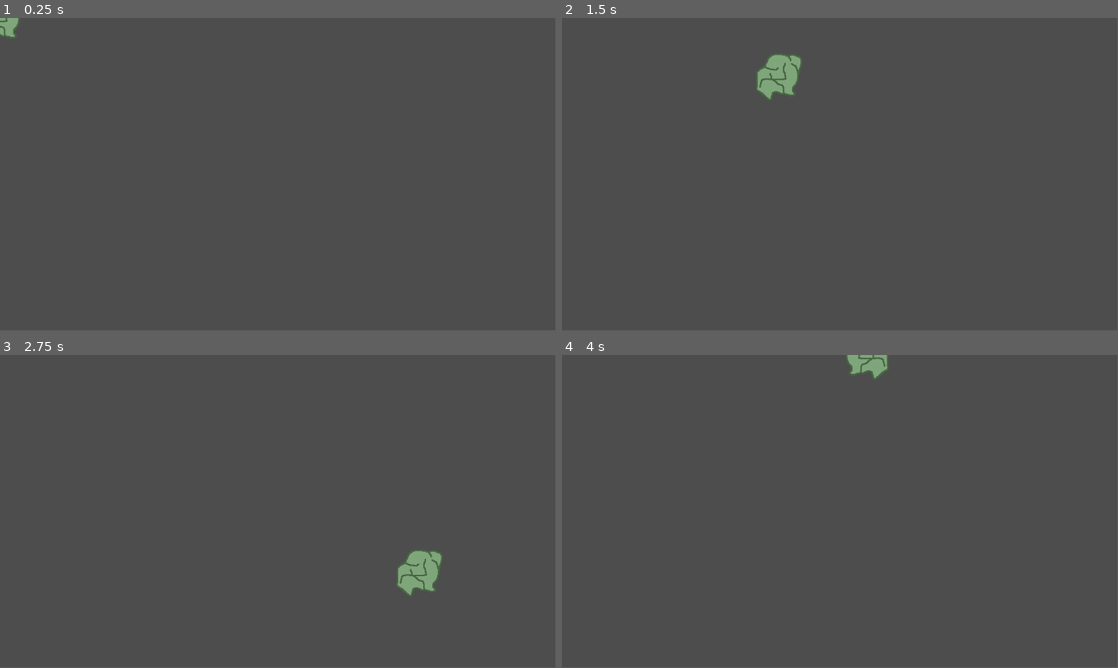
Above: before the commit, frames 1-4 (two rows, left to right).
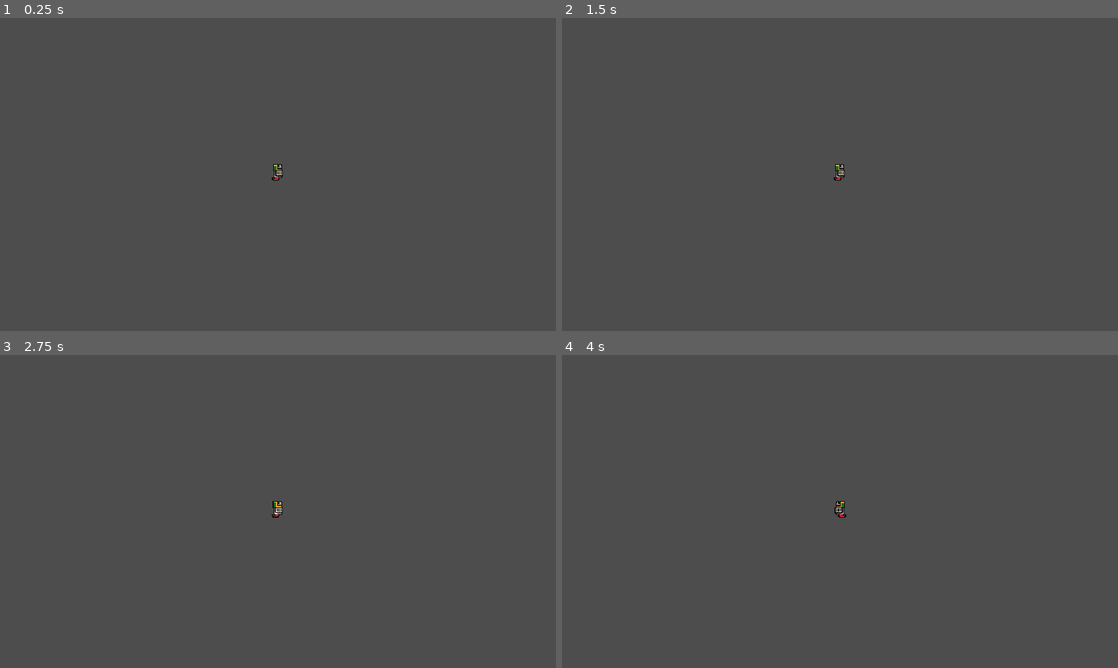
Above: after the commit, the same moments.

Repository: VriskaSekret/LandDownUnder
Game: Godot game, scene res://Scripts/GeoffScripts/TemporaryPlayer.tscn
Two runs of this game, one before a commit and one after it. Both use one fixed random seed, a clock stepped at 60 frames per second and the inputs below. After the commit the project has no main scene; this scene is started directly in both runs.
Inputs:
- Up to frame 1 (0.25 s): no input
- Up to frame 2 (1.5 s): tap Enter at 0.5 s; hold D (p1right) 0.53-1.28 s; hold S (p1down) from 1.28 s (still down)
- Up to frame 3 (2.75 s): release S (p1down) at 2.03 s; hold D (p1right) from 2.03 s (still down)
- Up to frame 4 (4 s): release D (p1right) at 2.78 s; hold W (p1up) 2.78-3.53 s; hold A (p1left) from 3.53 s (still down)
In our replay, the window is 799x449 before the commit and 800x450 after it. These sizes can differ from the game's own. Grey fills any space a smaller window leaves; there, only what the larger window draws over its background counts as a difference.

The runs differ from the first frame. In frame 1, 0.3% of the frame differs, in the area x 0-51%, y 0-52%; in frame 2, 1.0%; in frame 3, 1.0%, in the area x 48-80%, y 46-78%; in frame 4, 0.5%.

Commit message:
ignore this

Diff:
--- a/PrototypeScenes/enemy_prototype.tscn
+++ /dev/null
@@ -1,14 +0,0 @@
-[gd_scene load_steps=3 format=3 uid="uid://duysoec5b81sh"]
-
-[ext_resource type="Texture2D" uid="uid://rhqnhdter5hw" path="res://icon.svg" id="1_42q3f"]
-
-[sub_resource type="RectangleShape2D" id="RectangleShape2D_bnl2v"]
-size = Vector2(126, 124)
-
-[node name="Enemy Prototype" type="CharacterBody2D"]
-
-[node name="Sprite2D" type="Sprite2D" parent="."]
-texture = ExtResource("1_42q3f")
-
-[node name="CollisionShape2D" type="CollisionShape2D" parent="."]
-shape = SubResource("RectangleShape2D_bnl2v")
--- a/PrototypeScenes/prototype_scene.tscn
+++ /dev/null
@@ -1,15 +0,0 @@
-[gd_scene load_steps=3 format=3 uid="uid://du2uj2pyd5ptc"]
-
-[ext_resource type="PackedScene" uid="uid://bftyfi2yhwtd3" path="res://Scripts/GeoffScripts/TemporaryPlayer.tscn" id="1_l6hrd"]
-[ext_resource type="Texture2D" uid="uid://rhqnhdter5hw" path="res://icon.svg" id="2_0jv6o"]
-
-[node name="PrototypeScene" type="Node2D"]
-
-[node name="Player1" parent="." instance=ExtResource("1_l6hrd")]
-
-[node name="Icon" type="Sprite2D" parent="."]
-position = Vector2(206, 228)
-texture = ExtResource("2_0jv6o")
-
-[node name="Camera2D" type="Camera2D" parent="Icon"]
-position = Vector2(-206, -228)
--- a/Scripts/GeoffScripts/TempCharacterMovement.gd
+++ b/Scripts/GeoffScripts/TempCharacterMovement.gd
@@ -3,12 +3,16 @@
 @onready var animated_sprite_2d = $AnimatedSprite2D
 
 var dir
-const SPEED = 600.0
+var hp := 80
+const SPEED = 200.0
+
+
+# Enemy Related (temporary)
+var enemy_close = []
 
 func get_input():
 	var input_direction = Input.get_vector("p1left", "p1right", "p1up", "p1down")
 	dir = input_direction
-	print (dir)
 	velocity = input_direction * SPEED
 
 func _physics_process(delta):
@@ -18,3 +22,10 @@
 	elif dir[0] > 0:
 		animated_sprite_2d.flip_h = false
 	move_and_slide()
+
+# Enemy Detection shit
+func get_random_target():
+	if enemy_close.size() > 0:
+		return enemy_close.pick_random().global_position
+	else:
+		return Vector2.UP
--- a/Scripts/GeoffScripts/TemporaryPlayer.tscn
+++ b/Scripts/GeoffScripts/TemporaryPlayer.tscn
@@ -1,27 +1,59 @@
-[gd_scene load_steps=5 format=3 uid="uid://bftyfi2yhwtd3"]
+[gd_scene load_steps=9 format=3 uid="uid://bftyfi2yhwtd3"]
 
-[ext_resource type="Texture2D" uid="uid://d11ybt7sny5xx" path="res://Assets/GeoffAssets/big_trash.png" id="1_an1g0"]
+[ext_resource type="Texture2D" uid="uid://b1d8h2jfh6pkx" path="res://STOLENSHITFORPROTOTYPING/knight.png" id="2_vvfu7"]
 [ext_resource type="Script" path="res://Scripts/GeoffScripts/TempCharacterMovement.gd" id="2_y3ftq"]
 
-[sub_resource type="RectangleShape2D" id="RectangleShape2D_nlsld"]
-size = Vector2(128, 128)
+[sub_resource type="AtlasTexture" id="AtlasTexture_blmeo"]
+atlas = ExtResource("2_vvfu7")
+region = Rect2(0, 0, 32, 32)
 
-[sub_resource type="SpriteFrames" id="SpriteFrames_5clye"]
+[sub_resource type="AtlasTexture" id="AtlasTexture_eaijq"]
+atlas = ExtResource("2_vvfu7")
+region = Rect2(32, 0, 32, 32)
+
+[sub_resource type="AtlasTexture" id="AtlasTexture_l4jpu"]
+atlas = ExtResource("2_vvfu7")
+region = Rect2(64, 0, 32, 32)
+
+[sub_resource type="AtlasTexture" id="AtlasTexture_kdhw0"]
+atlas = ExtResource("2_vvfu7")
+region = Rect2(96, 0, 32, 32)
+
+[sub_resource type="SpriteFrames" id="SpriteFrames_csddj"]
 animations = [{
 "frames": [{
 "duration": 1.0,
-"texture": ExtResource("1_an1g0")
+"texture": SubResource("AtlasTexture_blmeo")
+}, {
+"duration": 1.0,
+"texture": SubResource("AtlasTexture_eaijq")
+}, {
+"duration": 1.0,
+"texture": SubResource("AtlasTexture_l4jpu")
+}, {
+"duration": 1.0,
+"texture": SubResource("AtlasTexture_kdhw0")
 }],
 "loop": true,
-"name": &"default",
+"name": &"idle",
 "speed": 5.0
 }]
 
-[node name="Player1" type="CharacterBody2D"]
+[sub_resource type="CapsuleShape2D" id="CapsuleShape2D_mhr6d"]
+radius = 4.0
+height = 14.0
+
+[node name="Player1" type="CharacterBody2D" groups=["Player"]]
+motion_mode = 1
 script = ExtResource("2_y3ftq")
 
+[node name="AnimatedSprite2D" type="AnimatedSprite2D" parent="."]
+sprite_frames = SubResource("SpriteFrames_csddj")
+animation = &"idle"
+flip_v = true
+
+[node name="Camera2D" type="Camera2D" parent="."]
+
 [node name="CollisionShape2D" type="CollisionShape2D" parent="."]
-shape = SubResource("RectangleShape2D_nlsld")
-
-[node name="AnimatedSprite2D" type="AnimatedSprite2D" parent="."]
-sprite_frames = SubResource("SpriteFrames_5clye")
+position = Vector2(0, -4)
+shape = SubResource("CapsuleShape2D_mhr6d")
--- a/project.godot
+++ b/project.godot
@@ -12,28 +12,47 @@
 
 config/name="Land Down Under"
 run/main_scene="res://PrototypeScenes/prototype_scene.tscn"
-config/features=PackedStringArray("4.2", "Forward Plus")
+config/features=PackedStringArray("4.3", "Forward Plus")
 config/icon="res://icon.svg"
+
+[display]
+
+window/size/viewport_width=640
+window/size/viewport_height=360
+window/size/window_width_override=1152
+window/size/window_height_override=648
+window/stretch/mode="canvas_items"
 
 [input]
 
 p1up={
 "deadzone": 0.5,
-"events": [Object(InputEventKey,"resource_local_to_scene":fa …(172 unchanged characters)… eycode":87,"key_label":0,"unicode":119,"echo":false,"script":null)
+"events": [Object(InputEventKey,"resource_local_to_scene":fa …(172 unchanged characters)… eycode":87,"key_label":0,"unicode":119,"location":0,"echo":false,"script":null)
 ]
 }
 p1down={
 "deadzone": 0.5,
-"events": [Object(InputEventKey,"resource_local_to_scene":fa …(172 unchanged characters)… eycode":83,"key_label":0,"unicode":115,"echo":false,"script":null)
+"events": [Object(InputEventKey,"resource_local_to_scene":fa …(172 unchanged characters)… eycode":83,"key_label":0,"unicode":115,"location":0,"echo":false,"script":null)
 ]
 }
 p1left={
 "deadzone": 0.5,
-"events": [Object(InputEventKey,"resource_local_to_scene":fa …(171 unchanged characters)… keycode":65,"key_label":0,"unicode":97,"echo":false,"script":null)
+"events": [Object(InputEventKey,"resource_local_to_scene":fa …(171 unchanged characters)… keycode":65,"key_label":0,"unicode":97,"location":0,"echo":false,"script":null)
 ]
 }
 p1right={
 "deadzone": 0.5,
-"events": [Object(InputEventKey,"resource_local_to_scene":fa …(172 unchanged characters)… eycode":68,"key_label":0,"unicode":100,"echo":false,"script":null)
+"events": [Object(InputEventKey,"resource_local_to_scene":fa …(172 unchanged characters)… eycode":68,"key_label":0,"unicode":100,"location":0,"echo":false,"script":null)
 ]
 }
+
+[layer_names]
+
+2d_physics/layer_1="World"
+2d_physics/layer_2="Player"
+2d_physics/layer_3="Enemy"
+2d_physics/layer_4="Loot"
+
+[rendering]
+
+textures/canvas_textures/default_texture_filter=0
Binary file added: STOLENSHITFORPROTOTYPING/grass.png
Not shown, added: STOLENSHITFORPROTOTYPING/grass.png.import
Binary file added: STOLENSHITFORPROTOTYPING/knight.png
Not shown, added: STOLENSHITFORPROTOTYPING/knight.png.import
Not shown, added: STOLENSHITFORPROTOTYPING/piano-g-6200.mp3.import
Binary file added: STOLENSHITFORPROTOTYPING/slime.png
Not shown, added: STOLENSHITFORPROTOTYPING/slime.png.import
Not shown, added: STOLENSHITFORPROTOTYPING/piano-g-6200.mp3
